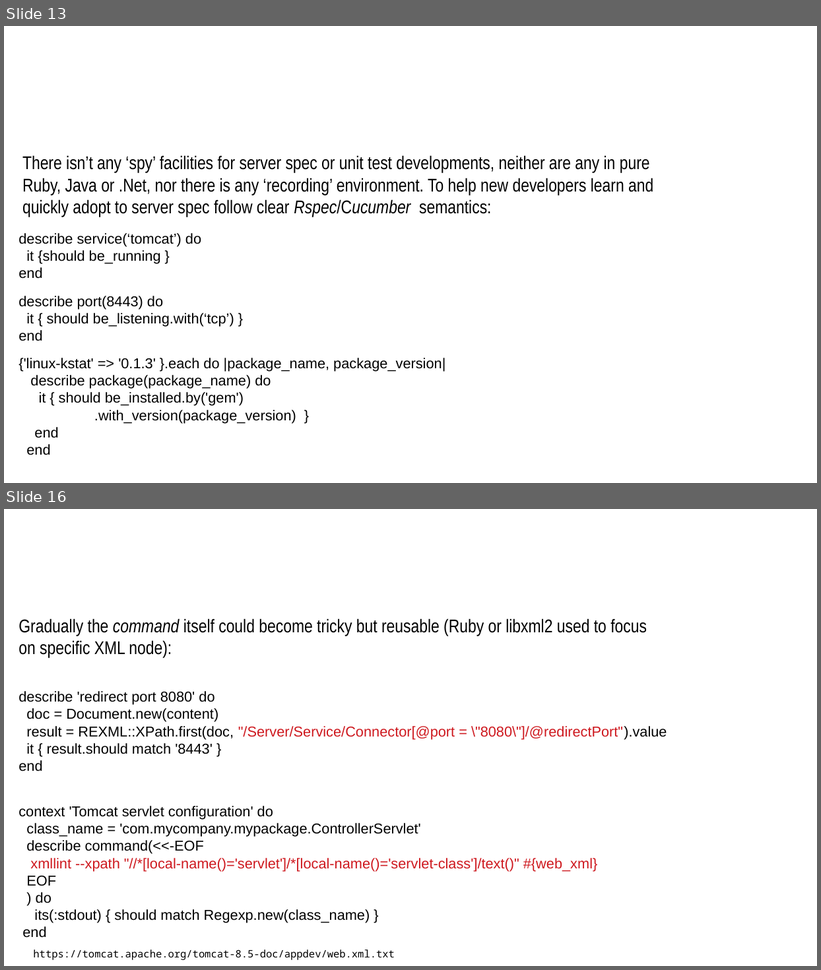
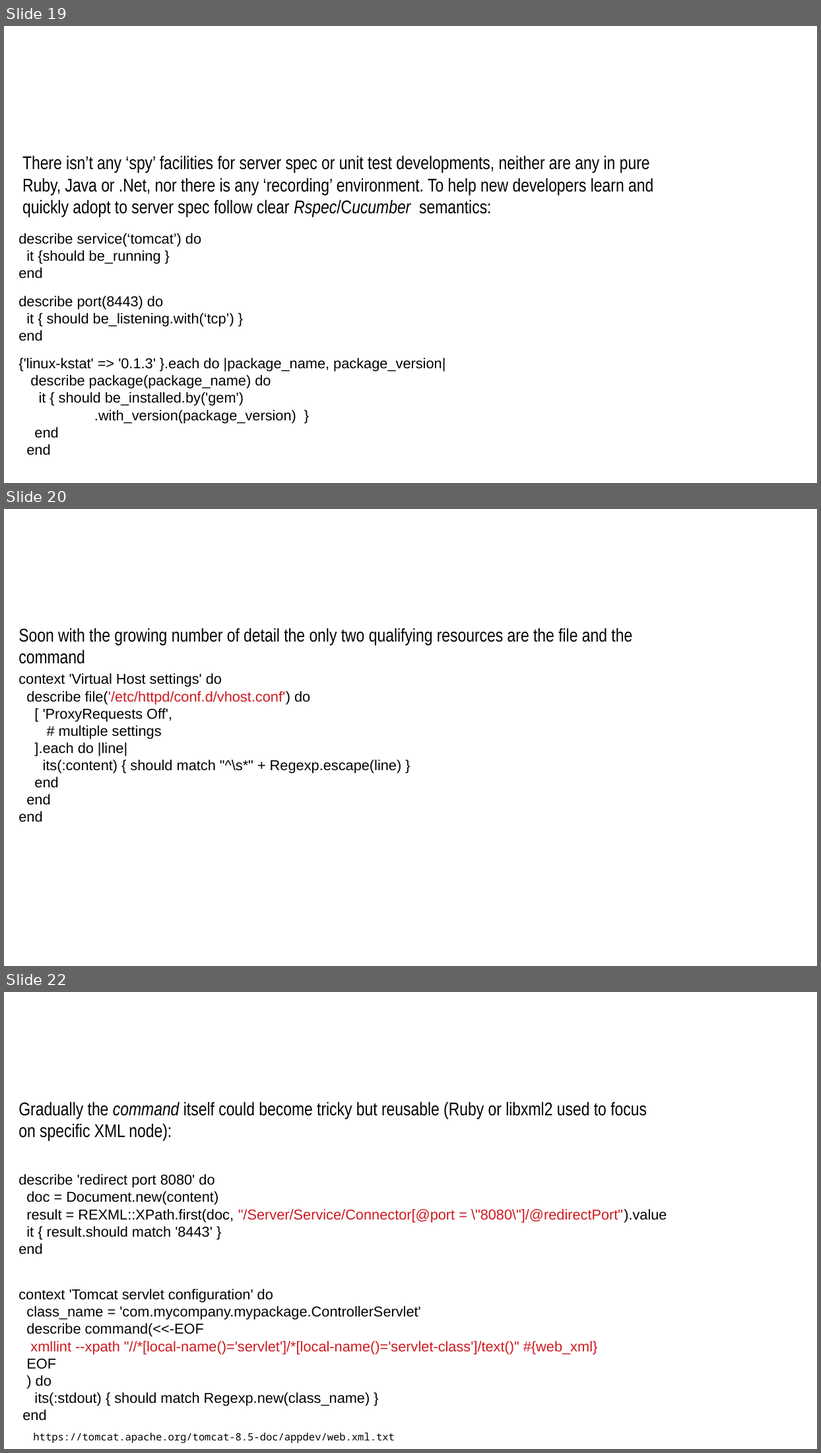
Before and after one commit to sergueik/uru_serverspec, a slide deck: Serverspec Integration in Cloud Provision.odp. Shown one above the other, each under a label of ours: slides 13 and 16 before the commit, slides 19, 20 and 22 after it; the slides between them are not shown. The pictures are 821x970 and 821x1453 pixels, drawn with LibreOffice and Linux fonts; fonts in the diff are those of the drawing; background and template pictures are left out. Boxes give left, top, right and bottom in pixels: in the first picture for what was removed or moved away, otherwise in the second. Text is boxed around its words. In the diff, an @@ line names an element or a change of style, - is before the commit and + after.

```diff
--- a/Serverspec Integration in Cloud Provision.odp
+++ b/Serverspec Integration in Cloud Provision.odp
@@ slide 20 added at (4,509,817,966), background #FFFFFF @@
@@ text added at (19,628,632,664), 18 pt, text #000000 @@
+Soon with the growing number of detail the only two qualifying resources are the file and the command
@@ text added at (19,673,402,823), 14 pt, text #000000 @@
+context 'Virtual Host settings' do
+describe file('/etc/httpd/conf.d/vhost.conf') do
+[ 'ProxyRequests Off',
+# multiple settings
+].each do |line|
+its(:content) { should match "^\s*" + Regexp.escape(line) }
+end
+end
+end
@@ what was slide 13 is now slide 19 @@
@@ what was slide 16 is now slide 22 @@
```
Also in this commit, not shown: 11 slides changed, 8 other slides added, 1 slide removed, 1 other file.
